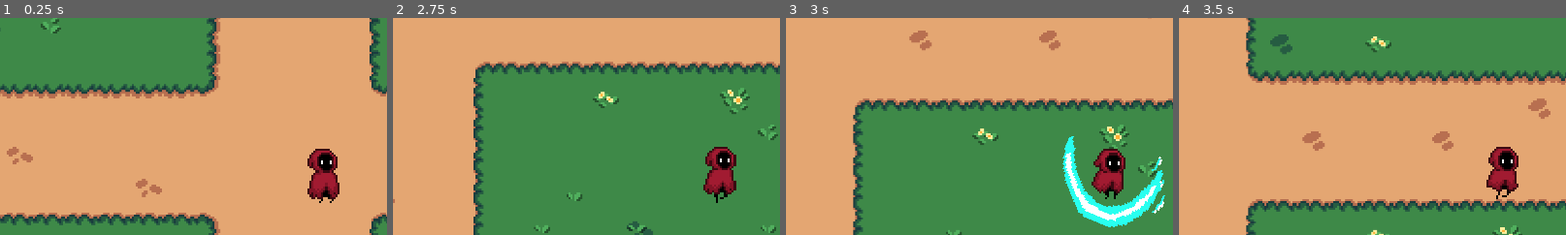
Above: before the commit, frames 1-4 (left to right).
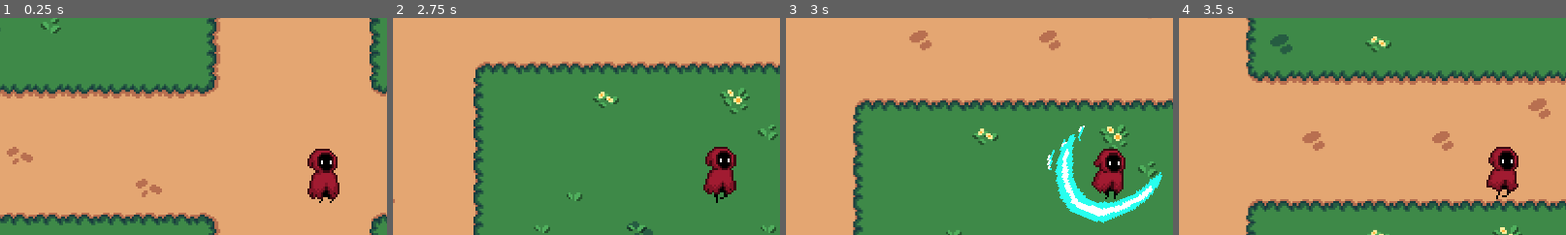
Above: after the commit, the same moments.

Repository: Jerga99/godot-2d-game-course
Game: Godot game, scene res://scenes/play_scene.tscn
Same seed, same stepped clock (60 frames per second), same inputs: the game is played once before the commit and once after it.
Inputs (mouse positions are % of the whole screen's width and height, from its top left):
- Up to frame 1 (0.25 s): no input
- Up to frame 2 (2.75 s): move the mouse to (72, 45) at 0.52 s; hold D (right) 0.53-1.28 s; tap 1 (ability_1) at 0.6 s; move the mouse to (30, 55) at 1.27 s; hold S (down) 1.28-2.03 s; tap 2 (ability_2) at 1.35 s; move the mouse to (60, 28) at 2.02 s; hold D (right) from 2.03 s (still down); tap 3 (ability_3) at 2.1 s
- Up to frame 3 (3 s): move the mouse to (45, 70) at 2.77 s; release D (right) at 2.78 s; hold W (up) from 2.78 s (still down); tap 1 (ability_1) at 2.85 s
- Up to frame 4 (3.5 s): keep holding W (up)
The pictures show only the part of the screen within x 8-58%, y 15-65%; the shares and areas given below are measured in that part.

Frames 1-2 are identical in both runs. In frame 3, 3.3% of the frame differs, in the area x 67-98%, y 49-97%; in frame 4, nothing differs.

Commit message:
Alternate slash

Diff:
--- a/scripts/ability/manifest/slash_manifest.gd
+++ b/scripts/ability/manifest/slash_manifest.gd
@@ -3,10 +3,15 @@
 
 @onready var animated_sprite: AnimatedSprite2D = $AnimatedSprite2D
 
+static var alternate_slash: bool = true
+
 func _activate(entity: Entity):
 	var mouse_pos = get_viewport().get_camera_2d().get_global_mouse_position()
 	look_at(mouse_pos)
 
+	alternate_slash = not alternate_slash
+	animated_sprite.flip_v = alternate_slash
+
 func _process(delta):
 	if animated_sprite.frame_progress >= 1.0:
 		queue_free()
